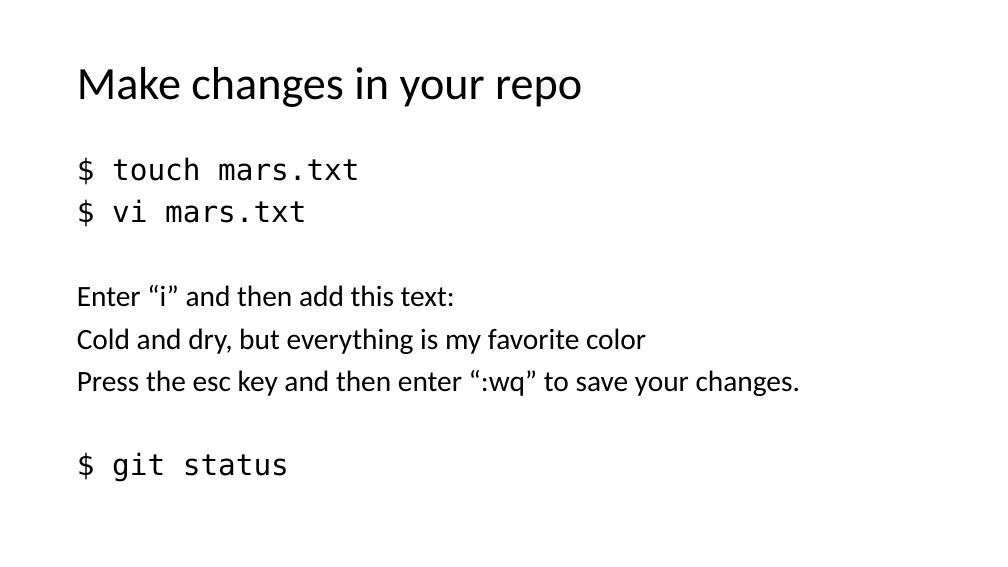
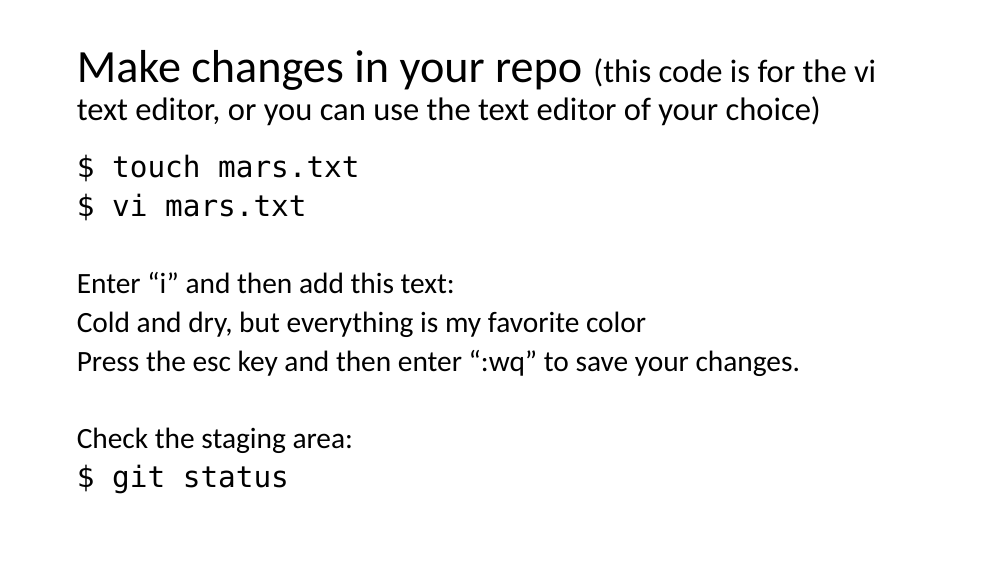
Before and after one commit to nuitrcs/introGit, a slide deck: slide 13 of introGit.pptx. Drawn at 1008x567 pixels with LibreOffice and Linux fonts; fonts in the diff are those of the drawing. Boxes give left, top, right and bottom in pixels: in the first picture for what was removed or moved away, otherwise in the second. Text is boxed around its words. In the diff, an @@ line names an element or a change of style, - is before the commit and + after.

```diff
--- a/introGit.pptx
+++ b/introGit.pptx
@@ title at [77, 50, 876, 126]: text changed; size 44 to 31 pt @@
-Make changes in your repo
+Make changes in your repo (this code is for the vi text editor, or you can use the text editor of your choice)
@@ text at [77, 154, 800, 493]: line spacing 0.9 to 0.8 @@
@@ text at [77, 427, 353, 453]: paragraph added @@
+Check the staging area:
```
Also in this commit, not shown: 8 other slides changed, 4 slides added, 2 slides removed.
